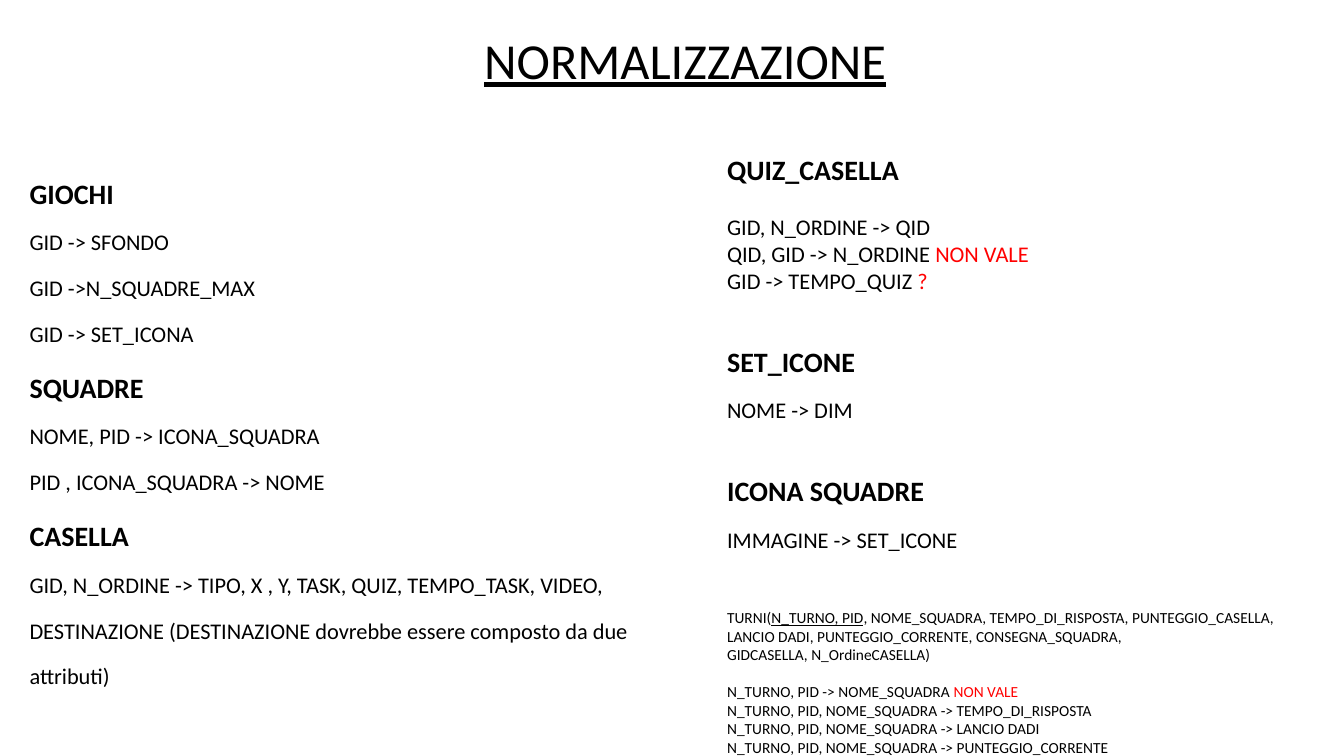
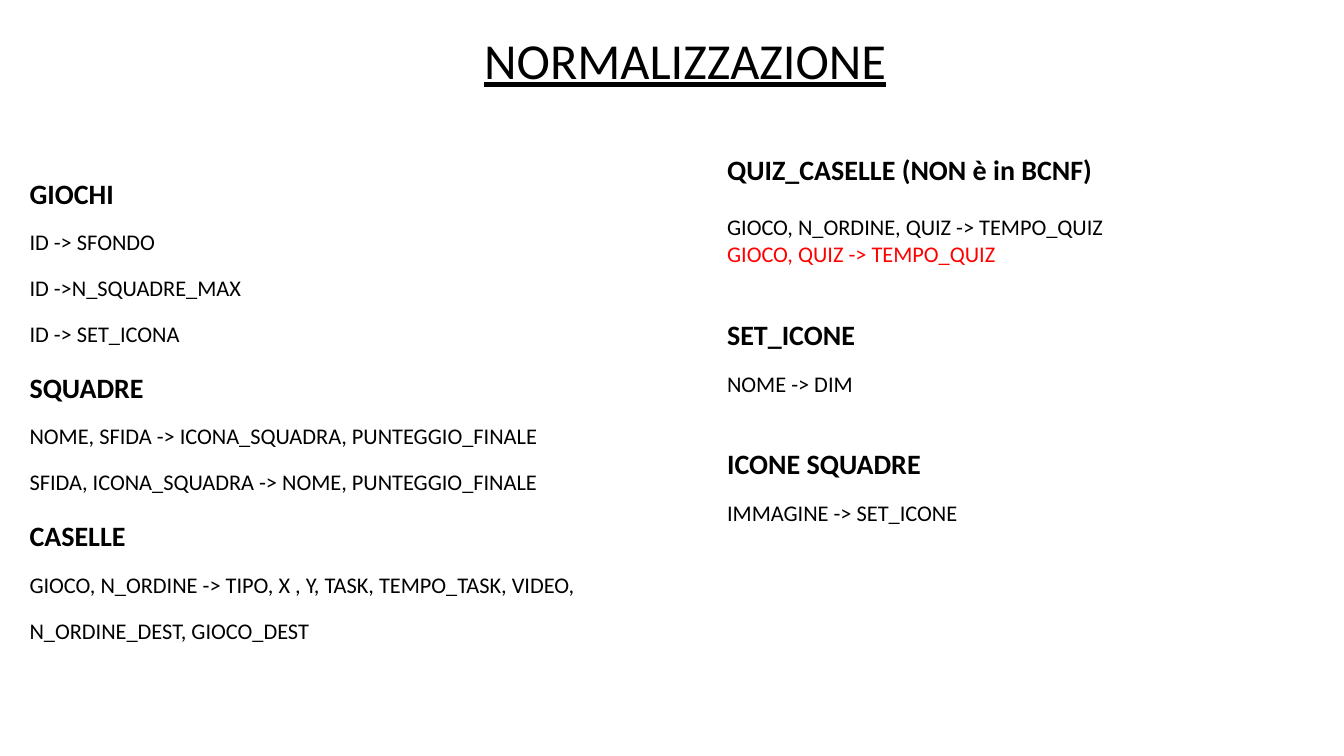
Before and after one commit to DavideGit-cs/BD_Progetto_Gruppo11, a slide deck: slide 9 of Vincoli_Domini_BDProgetto_finale.pptx. Drawn at 1344x756 pixels with LibreOffice and Linux fonts; fonts in the diff are those of the drawing. Boxes give left, top, right and bottom in pixels: in the first picture for what was removed or moved away, otherwise in the second. Text is boxed around its words. In the diff, an @@ line names an element or a change of style, - is before the commit and + after.

```diff
--- a/Vincoli_Domini_BDProgetto_finale.pptx
+++ b/Vincoli_Domini_BDProgetto_finale.pptx
@@ text at box(727, 159, 1103, 265): text changed @@
-QUIZ_CASELLA
-GID, N_ORDINE -> QID
-QID, GID -> N_ORDINE NON VALE
-GID -> TEMPO_QUIZ ?
+QUIZ_CASELLE (NON è in BCNF)
+GIOCO, N_ORDINE, QUIZ -> TEMPO_QUIZ
+GIOCO, QUIZ -> TEMPO_QUIZ
@@ text at box(30, 235, 241, 345): text changed @@
-GID -> SFONDO
-GID ->N_SQUADRE_MAX
-GID -> SET_ICONA
+ID -> SFONDO
+ID ->N_SQUADRE_MAX
+ID -> SET_ICONA
@@ text at box(30, 429, 574, 642): text changed @@
-NOME, PID -> ICONA_SQUADRA
-PID , ICONA_SQUADRA -> NOME
-CASELLA
-GID, N_ORDINE -> TIPO, X , Y, TASK, QUIZ, TEMPO_TASK, VIDEO, DESTINAZIONE (DESTINAZIONE dovrebbe essere composto da due attributi)
+NOME, SFIDA -> ICONA_SQUADRA, PUNTEGGIO_FINALE
+SFIDA, ICONA_SQUADRA -> NOME, PUNTEGGIO_FINALE
+CASELLE
+GIOCO, N_ORDINE -> TIPO, X , Y, TASK, TEMPO_TASK, VIDEO, N_ORDINE_DEST, GIOCO_DEST
@@ text at box(727, 455, 921, 478): text changed @@
-ICONA SQUADRE
+ICONE SQUADRE
@@ text at box(727, 612, 1274, 755): paragraphs removed @@
-TURNI(N_TURNO, PID, NOME_SQUADRA, TEMPO_DI_RISPOSTA, PUNTEGGIO_CASELLA, LANCIO DADI, PUNTEGGIO_CORRENTE, CONSEGNA_SQUADRA, GIDCASELLA, N_OrdineCASELLA)
-N_TURNO, PID -> NOME_SQUADRA NON VALE
-N_TURNO, PID, NOME_SQUADRA -> TEMPO_DI_RISPOSTA
-N_TURNO, PID, NOME_SQUADRA -> LANCIO DADI
-N_TURNO, PID, NOME_SQUADRA -> PUNTEGGIO_CORRENTE
-N_TURNO, PID, NOME_SUQADRA -> CONSEGNA_SQUADRA
-N_TURNO, PID, NOME_SQUADRA -> N_ORDINE, GID
-PID -> GID
```
Also in this commit, not shown: 12 other slides changed, 3 slides added, 1 slide removed, 3 other files.
